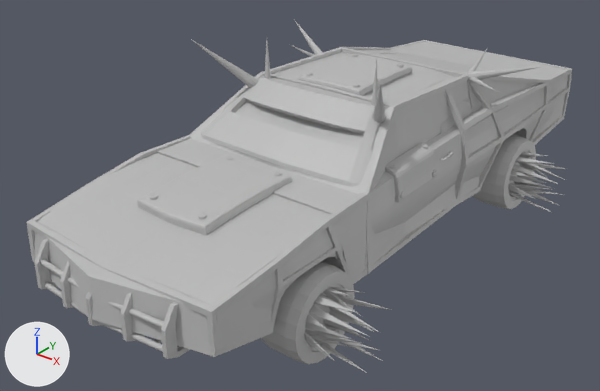
Two versions of the FBX model Unity/Crimson Sands/Assets/Models/Vehicles/Charger.fbx, one commit apart.
Camera for both pictures: a 50 mm camera at (0.0369, -0.0539, 0.0343) aimed at (-0.0016, -0.0058, 0.0045). The lights are fixed; the arrows at lower left show +X, +Y and +Z. Where no turn or scale is listed for an object, it has been applied to the vertices.
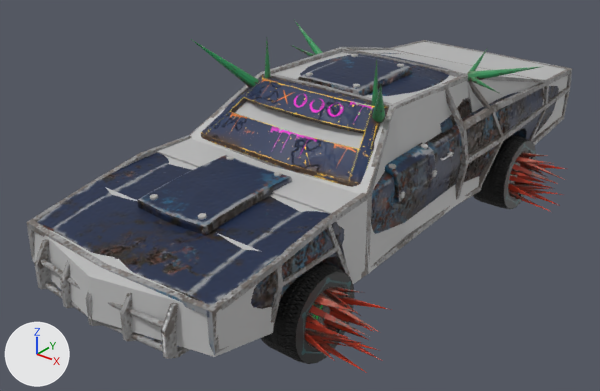
Location of each change, [x1, y1, x2, y2] in pixels of the pictures (600 x 391 px):
'Charger', surface changed: [27, 20, 572, 359] in both
'Front_Left_Wheel', surface changed: [261, 261, 388, 373] in both
'Back_Left_Wheel', surface changed: [473, 135, 565, 212] in both

The change, as a list of edits to the scene's bpy script:
```text
Change mat_wheel_texture:
    where n0 = _N.new('ShaderNodeBsdfPrincipled'); n0.name = 'Principled BSDF'
    remove n0.inputs[0].default_value = (0.5, 0.5, 0.5, 1.0)  # 'Base Color', grey #bcbcbc
    add n2 = _N.new('ShaderNodeTexImage'); n2.name = 'Image Texture'
    add n2.image = img_charger_with_armor_wheel_texture_albedotransparency_png
    add n3 = _N.new('ShaderNodeTexImage'); n3.name = 'Image Texture.001'
    add n3.image = img_charger_with_armor_wheel_texture_normal_png
    add n4 = _N.new('ShaderNodeNormalMap'); n4.name = 'Normal Map'
    add _L.new(n2.outputs[0], n0.inputs[0])  # 'Color' to 'Base Color'
    add _L.new(n3.outputs[0], n4.inputs[1])  # 'Color' to 'Color'
    add _L.new(n4.outputs[0], n0.inputs[5])  # 'Normal' to 'Normal'
Change mat_charger_body_texture:
    where n0 = _N.new('ShaderNodeBsdfPrincipled'); n0.name = 'Principled BSDF'
    remove n0.inputs[0].default_value = (0.5, 0.5, 0.5, 1.0)  # 'Base Color', grey #bcbcbc
    add n2 = _N.new('ShaderNodeTexImage'); n2.name = 'Image Texture'
    add n2.image = img_charger_with_armor_charger_body_texture_albedotransparency_png
    add n3 = _N.new('ShaderNodeTexImage'); n3.name = 'Image Texture.001'
    add n3.image = img_charger_with_armor_charger_body_texture_normal_png
    add n4 = _N.new('ShaderNodeNormalMap'); n4.name = 'Normal Map'
    add _L.new(n2.outputs[0], n0.inputs[0])  # 'Color' to 'Base Color'
    add _L.new(n2.outputs[1], n0.inputs[4])  # 'Alpha' to 'Alpha'
    add _L.new(n3.outputs[0], n4.inputs[1])  # 'Color' to 'Color'
    add _L.new(n4.outputs[0], n0.inputs[5])  # 'Normal' to 'Normal'
Change mat_armor_2_text:
    where n0 = _N.new('ShaderNodeBsdfPrincipled'); n0.name = 'Principled BSDF'
    remove n0.inputs[0].default_value = (0.5, 0.5, 0.5, 1.0)  # 'Base Color', grey #bcbcbc
    add n2 = _N.new('ShaderNodeTexImage'); n2.name = 'Image Texture'
    add n2.image = img_charger_with_armor_armor_2_text_albedotransparency_png
    add n3 = _N.new('ShaderNodeTexImage'); n3.name = 'Image Texture.001'
    add n3.image = img_charger_with_armor_armor_2_text_normal_png
    add n4 = _N.new('ShaderNodeNormalMap'); n4.name = 'Normal Map'
    add _L.new(n2.outputs[0], n0.inputs[0])  # 'Color' to 'Base Color'
    add _L.new(n3.outputs[0], n4.inputs[1])  # 'Color' to 'Color'
    add _L.new(n4.outputs[0], n0.inputs[5])  # 'Normal' to 'Normal'
Change mat_armor_texture:
    where n0 = _N.new('ShaderNodeBsdfPrincipled'); n0.name = 'Principled BSDF'
    remove n0.inputs[0].default_value = (0.5, 0.5, 0.5, 1.0)  # 'Base Color', grey #bcbcbc
    add n2 = _N.new('ShaderNodeTexImage'); n2.name = 'Image Texture'
    add n2.image = img_charger_with_armor_armor_texture_albedotransparency_png
    add n3 = _N.new('ShaderNodeTexImage'); n3.name = 'Image Texture.001'
    add n3.image = img_charger_with_armor_armor_texture_normal_png
    add n4 = _N.new('ShaderNodeNormalMap'); n4.name = 'Normal Map'
    add _L.new(n2.outputs[0], n0.inputs[0])  # 'Color' to 'Base Color'
    add _L.new(n3.outputs[0], n4.inputs[1])  # 'Color' to 'Color'
    add _L.new(n4.outputs[0], n0.inputs[5])  # 'Normal' to 'Normal'
```
